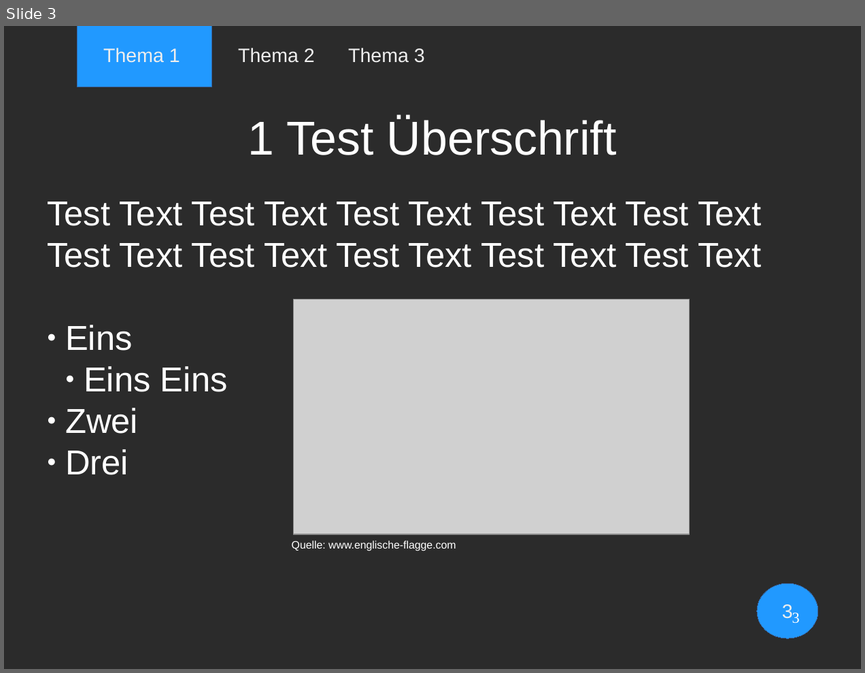
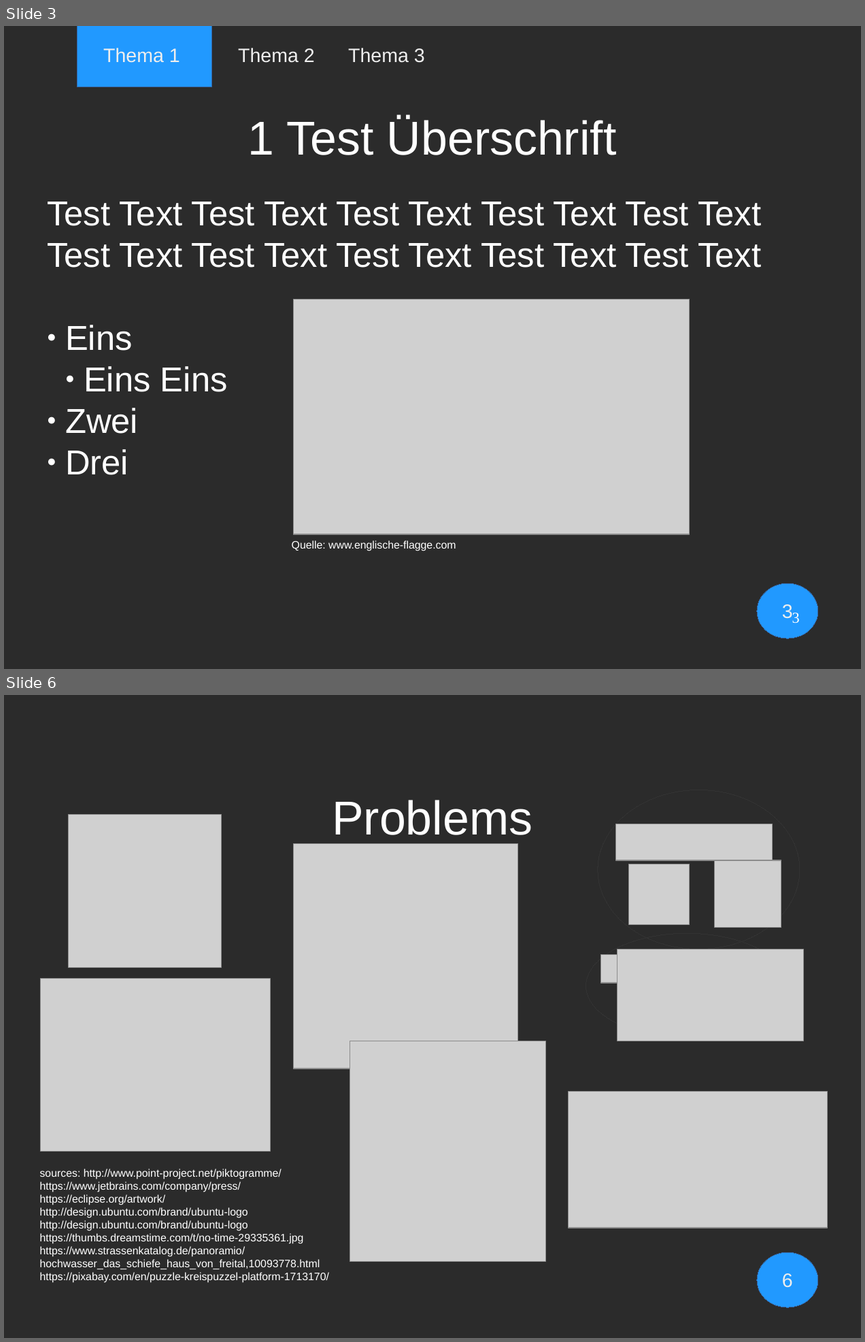
Before and after one commit to Geopras/IdeaWatcher, a slide deck: presentation/bassbiene.odp. Shown one above the other, each under a label of ours: slide 3 before the commit, slides 3 and 6 after it; the slides between them are not shown. The pictures are 865x673 and 865x1342 pixels, drawn with LibreOffice and Linux fonts; fonts in the diff are those of the drawing; grey boxes stand for pictures; background and template pictures are left out; a plain dark background stands for a picture behind light text. Boxes give left, top, right and bottom in pixels: in the first picture for what was removed or moved away, otherwise in the second. Text is boxed around its words. In the diff, an @@ line names an element or a change of style, - is before the commit and + after.

```diff
--- a/presentation/bassbiene.odp
+++ b/presentation/bassbiene.odp
@@ slide 6 added at box(4, 695, 861, 1338), background picture (left out); not listed: 1 template element that a slide beside it also shows @@
@@ picture added at box(69, 815, 222, 968) @@
@@ title added at box(332, 800, 532, 844), 44 pt, text #FFFFFF @@
+Problems
@@ group added at box(586, 790, 803, 1041): 5 pictures, 2 ellipses @@
@@ picture added at box(293, 843, 518, 1068) @@
@@ picture added at box(41, 978, 271, 1151) @@
@@ picture added at box(350, 1041, 546, 1261) @@
@@ picture added at box(568, 1091, 827, 1227) @@
@@ text added at box(40, 1168, 329, 1283), 10 pt, text #FFFFFF @@
+sources: http://www.point-project.net/piktogramme/
+https://www.jetbrains.com/company/press/
+https://eclipse.org/artwork/
+http://design.ubuntu.com/brand/ubuntu-logo
+http://design.ubuntu.com/brand/ubuntu-logo
+https://thumbs.dreamstime.com/t/no-time-29335361.jpg
+https://www.strassenkatalog.de/panoramio/hochwasser_das_schiefe_haus_von_freital,10093778.html
+https://pixabay.com/en/puzzle-kreispuzzel-platform-1713170/
```
Also in this commit, not shown: 4 slides changed, 1 slide removed.
